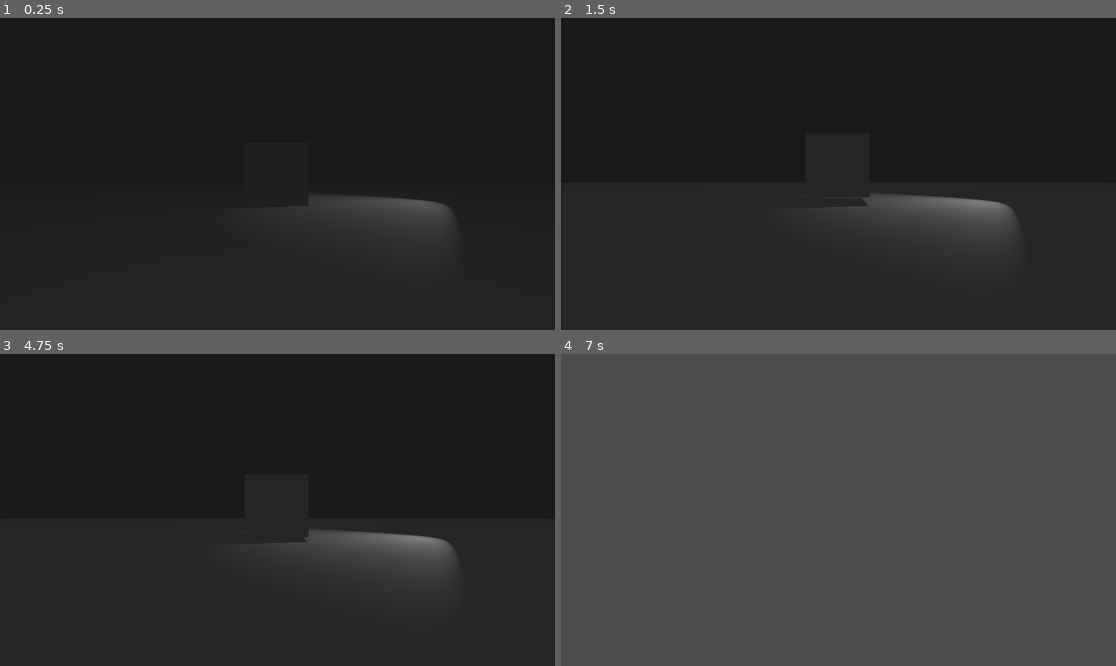
Above: before the commit, frames 1-4 (two rows, left to right).
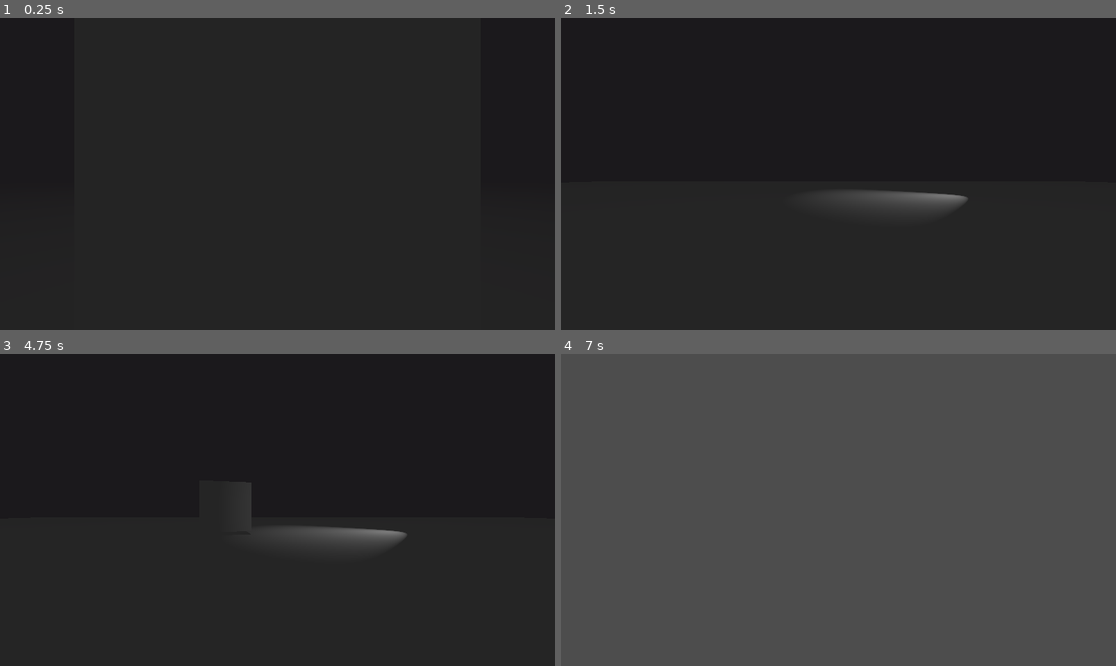
Above: after the commit, the same moments.

Repository: kotletcik/cyberiada-mini-project
Game: Godot game, scene res://test_folders/valk/ValkScene.tscn
The game is run twice, just before and just after one commit, with the same random seed, the same clock (stepped at 60 frames per second) and the same inputs. This scene is started directly instead of the project's main scene.
Inputs:
- Up to frame 1 (0.25 s): no input
- Up to frame 2 (1.5 s): tap Enter at 0.5 s; tap E (Interact) at 0.6, 1.35 s; tap Space at 1.25 s
- Up to frame 3 (4.75 s): tap Enter at 2 s; hold K 2.03-2.78 s; tap E (Interact) at 2.3, 2.85, 3.6, 4.55 s; tap Space at 4.25 s; tap K at 4.35 s
- Up to frame 4 (7 s): tap E (Interact) at 5.1, 5.85, 6.8 s; tap Enter at 5.75 s; tap Space at 6.5 s; hold K from 6.53 s (still down)

The runs differ from the first frame. In frame 1, 1.2% of the frame differs, in the area x 59-81%, y 57-67%; in frame 2, 1.8%; in frame 3, 1.8%, in the area x 49-82%, y 55-71%; in frame 4, nothing differs.

Commit message:
Serum deleting

Diff:
--- a/test_folders/valk/ValkScene.tscn
+++ b/test_folders/valk/ValkScene.tscn
@@ -1,8 +1,10 @@
-[gd_scene load_steps=7 format=3 uid="uid://pi8o5qu4gaig"]
+[gd_scene load_steps=11 format=3 uid="uid://pi8o5qu4gaig"]
 
 [ext_resource type="Script" uid="uid://by4uogseh06rs" path="res://test_folders/valk/counterTest.gd" id="1_26bmd"]
+[ext_resource type="Script" uid="uid://ghea8h1oesu5" path="res://test_folders/valk/player_interactions.gd" id="2_8tw3q"]
 [ext_resource type="Script" uid="uid://cq3ikk3npkdg4" path="res://test_folders/valk/static_manager_test.gd" id="2_hhieh"]
 [ext_resource type="Script" uid="uid://jlq64hfq7bpi" path="res://test_folders/valk/PsycheManager.gd" id="3_xblbw"]
+[ext_resource type="Script" uid="uid://cf1xdbcigovnv" path="res://test_folders/valk/serum_item.gd" id="5_3q2fw"]
 
 [sub_resource type="BoxMesh" id="BoxMesh_26bmd"]
 
@@ -11,6 +13,10 @@
 fog_light_color = Color(0.10691092, 0.0987831, 0.108827345, 1)
 
 [sub_resource type="BoxMesh" id="BoxMesh_xblbw"]
+
+[sub_resource type="BoxShape3D" id="BoxShape3D_xblbw"]
+
+[sub_resource type="BoxMesh" id="BoxMesh_8tw3q"]
 
 [node name="ValkScene" type="Node3D"]
 
@@ -22,7 +28,13 @@
 mesh = SubResource("BoxMesh_26bmd")
 
 [node name="Camera3D" type="Camera3D" parent="."]
+transform = Transform3D(1, 0, 0, 0, 1, 0, 0, 0, 1, 0, 0, 1.0005879)
 environment = SubResource("Environment_xblbw")
+
+[node name="PlayerInteractions" type="Node3D" parent="Camera3D"]
+process_mode = 3
+script = ExtResource("2_8tw3q")
+metadata/_custom_type_script = "uid://ghea8h1oesu5"
 
 [node name="Managers" type="Node3D" parent="."]
 
@@ -45,3 +57,13 @@
 [node name="SpotLight3D" type="SpotLight3D" parent="."]
 transform = Transform3D(-0.08929412, 0, 0.9960053, 0, 1, 0, -0.9960053, 0, -0.08929412, 3.3462143, 0, -3.7595387)
 shadow_enabled = true
+
+[node name="StaticBody3D" type="StaticBody3D" parent="."]
+script = ExtResource("5_3q2fw")
+
+[node name="CollisionShape3D" type="CollisionShape3D" parent="StaticBody3D"]
+shape = SubResource("BoxShape3D_xblbw")
+
+[node name="MeshInstance3D" type="MeshInstance3D" parent="StaticBody3D"]
+transform = Transform3D(1, 0, 0, 0, 1, 0, 0, 0, 1, -0.00012581004, -0.0001416225, -2.9085204e-05)
+mesh = SubResource("BoxMesh_8tw3q")
--- a/test_folders/valk/counterTest.gd
+++ b/test_folders/valk/counterTest.gd
@@ -5,10 +5,11 @@
 
 
 func _process(delta: float) -> void:
-	if(Input.is_action_just_pressed("Interact")):
-		PsycheManager.instance.TakeSerum();
+	# if(Input.is_action_just_pressed("Interact")):
+	# 	PsycheManager.instance.TakeSerum();
+	rotate(Vector3(0,1,0), delta);
 	if(Input.is_key_pressed(KEY_E)):
 		TestManager.increment();
 		position.y += delta;
-		print(Manager.instance.player_health);
-		Manager.instance.DamagePlayer(1);
+		# print(Manager.instance.player_health);
+		# Manager.instance.DamagePlayer(1);
--- /dev/null
+++ b/test_folders/valk/player_interactions.gd
@@ -0,0 +1,25 @@
+class_name PlayerInteractions
+extends Node3D
+
+@onready var raycast: RayCast3D = RayCast3D.new();
+
+@onready var camera: Camera3D = get_parent();
+func _ready() -> void:
+	add_child(raycast);
+	raycast.global_position = global_position;
+
+
+func _physics_process(delta: float) -> void:
+	if(Input.is_action_just_pressed("Interact")):
+		print("Global position: ", global_position);
+		print("Raycats Global position: ", raycast.global_position);
+		raycast.target_position = -basis.z * 10;
+		raycast.force_update_transform();
+		raycast.force_raycast_update();
+		if(raycast.is_colliding()):
+			var collisionNode: Node = raycast.get_collider();
+			print(collisionNode.name);
+			if(collisionNode.is_in_group("Serum")):
+				print("meow");
+				PsycheManager.instance.TakeSerum();
+				collisionNode.queue_free();
--- /dev/null
+++ b/test_folders/valk/serum_item.gd
@@ -0,0 +1,12 @@
+extends Node
+
+
+# Called when the node enters the scene tree for the first time.
+func _ready() -> void:
+	add_to_group("Serum");
+	print(is_in_group("Serum"));
+
+
+# Called every frame. 'delta' is the elapsed time since the previous frame.
+func _process(delta: float) -> void:
+	pass
Not shown, added: test_folders/valk/player_interactions.gd.uid
Not shown, added: test_folders/valk/serum_item.gd.uid
